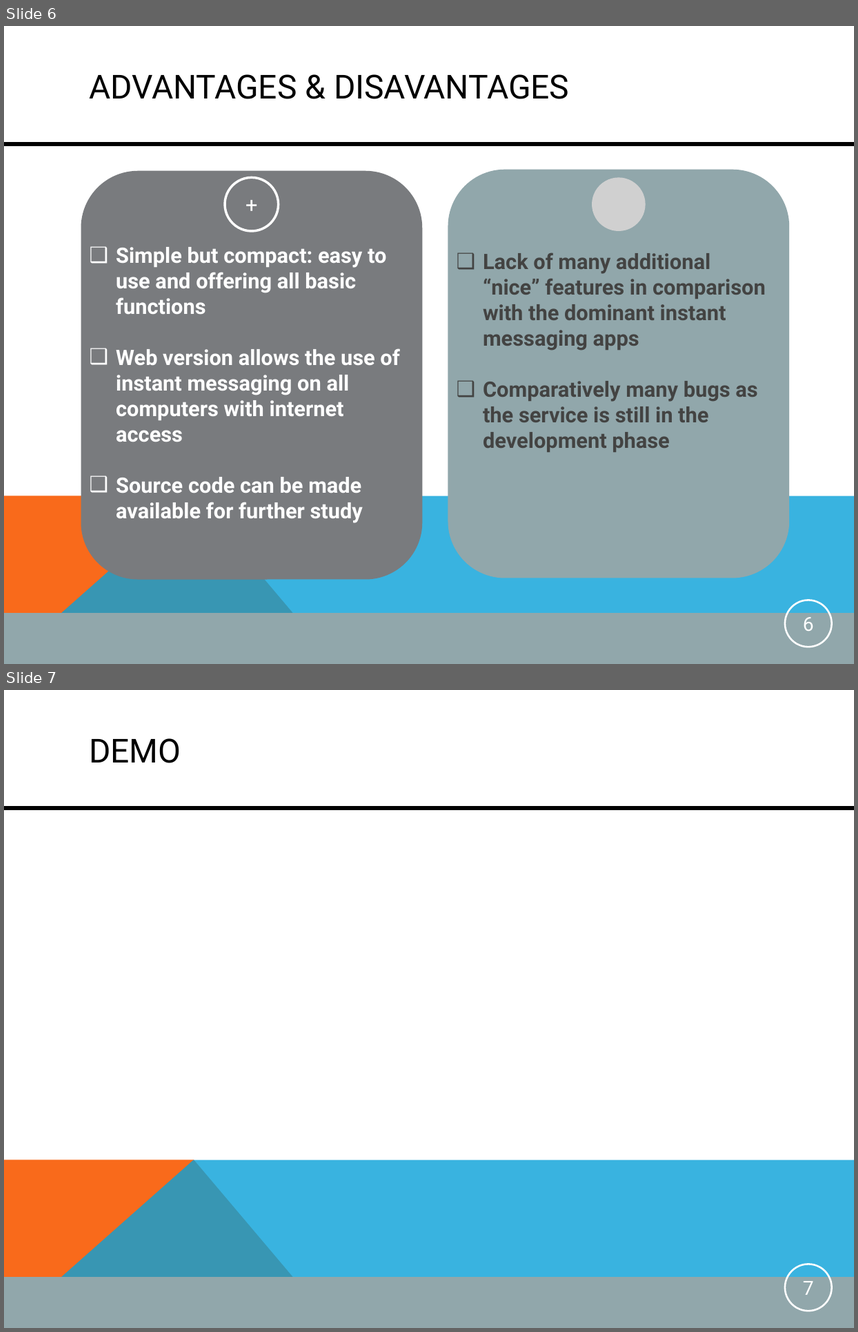
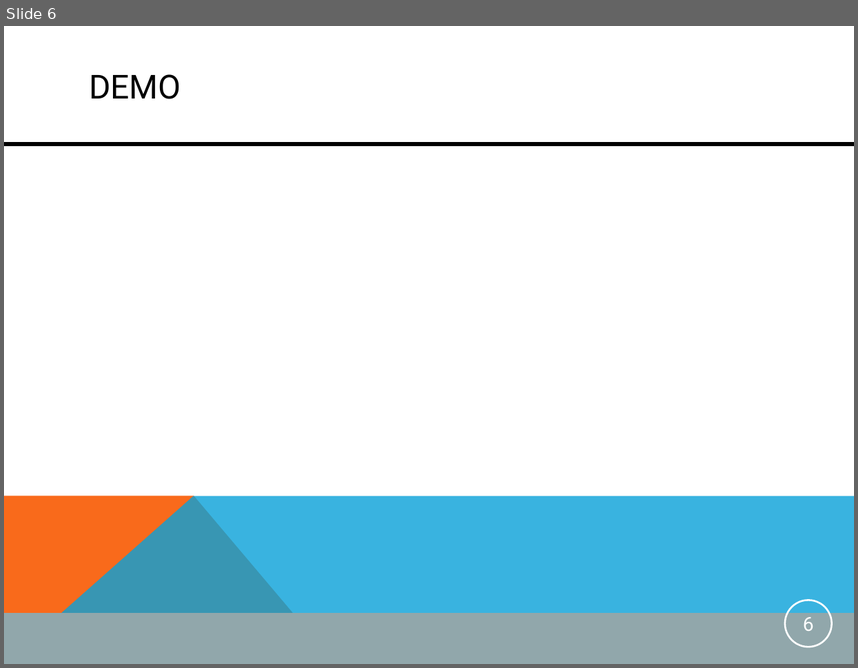
Before and after one commit to mdger/UGNM_Instantmessaging, a slide deck: UGNM_Instantmessaging/doc/PresentationIM.pptx. Shown one above the other, each under a label of ours: slides 6 and 7 before the commit, slide 6 after it. The pictures are 858x1332 and 858x668 pixels, drawn with LibreOffice and Linux fonts; fonts in the diff are those of the drawing; grey boxes stand for pictures. Boxes give left, top, right and bottom in pixels: in the first picture for what was removed or moved away, otherwise in the second. Text is boxed around its words. In the diff, an @@ line names an element or a change of style, - is before the commit and + after.

```diff
--- a/UGNM_Instantmessaging/doc/PresentationIM.pptx
+++ b/UGNM_Instantmessaging/doc/PresentationIM.pptx
@@ slide 6 removed at box(4, 26, 854, 664), background #FFFFFF; not listed: 4 template elements that a slide beside it also shows @@
@@ title removed at box(89, 74, 569, 99) @@
-ADVANTAGES & DISAVANTAGES
@@ rounded rectangle removed at box(81, 170, 423, 579) @@
@@ rounded rectangle removed at box(448, 170, 789, 578) @@
@@ ellipse removed at box(225, 177, 279, 231) @@
-+
@@ picture removed at box(593, 177, 646, 231) @@
@@ text removed at box(116, 247, 399, 523) @@
-❑ Simple but compact: easy to use and offering all basic functions
-❑ Web version allows the use of instant messaging on all computers with internet access
-❑ Source code can be made available for further study
@@ text removed at box(483, 252, 766, 452) @@
-❑ Lack of many additional “nice” features in comparison with the dominant instant messaging apps
-  ❑ Comparatively many bugs as the service is still in the development phase
@@ page number removed at box(785, 600, 832, 646) @@
-6
@@ what was slide 7 is now slide 6 @@
@@ page number at box(803, 617, 814, 630): text changed @@
-7
+6
```
Also in this commit, not shown: 3 slides changed, 2 slides added, 2 other slides removed.
